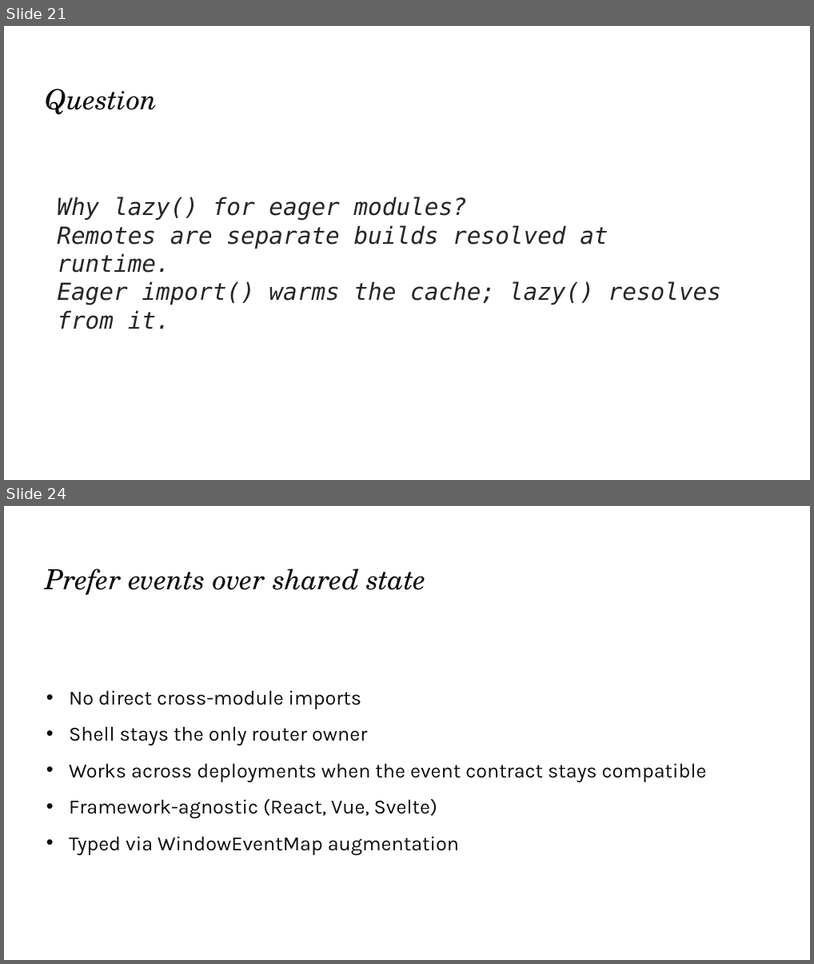
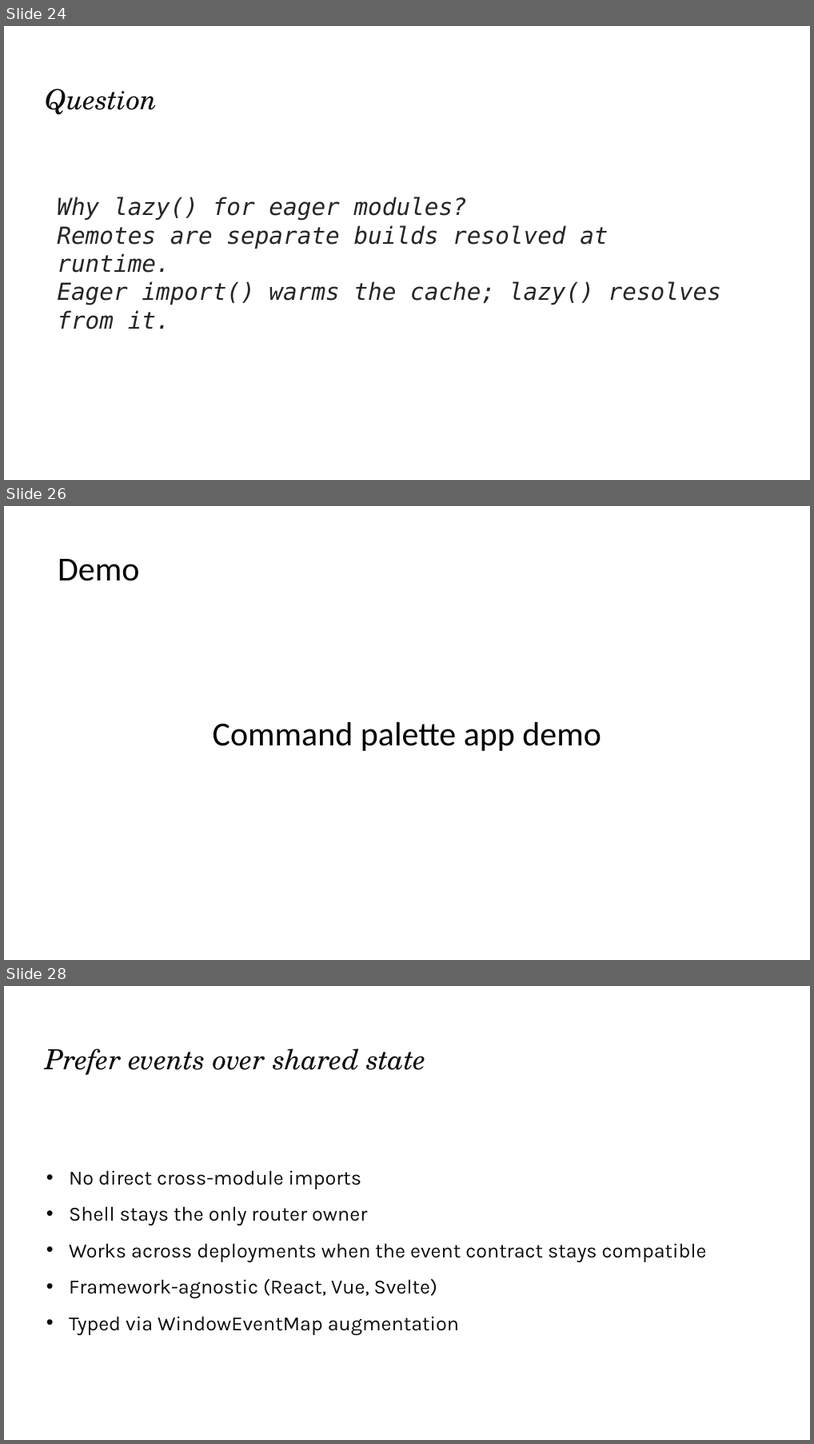
Before and after one commit to devlinduldulao/module-federation-demo, a slide deck: presentation/module-federation.pptx. Shown one above the other, each under a label of ours: slides 21 and 24 before the commit, slides 24, 26 and 28 after it; the slides between them are not shown. The pictures are 814x964 and 814x1444 pixels, drawn with LibreOffice and Linux fonts; fonts in the diff are those of the drawing. Boxes give left, top, right and bottom in pixels: in the first picture for what was removed or moved away, otherwise in the second. Text is boxed around its words. In the diff, an @@ line names an element or a change of style, - is before the commit and + after.

```diff
--- a/presentation/module-federation.pptx
+++ b/presentation/module-federation.pptx
@@ slide 26 added at (4,506,810,960), background #FFFFFF @@
@@ text added at (58,559,139,581), 40 pt, text #000000 @@
+Demo
@@ text added at (213,722,602,751), 40 pt, text #000000 @@
+Command palette app demo
@@ what was slide 21 is now slide 24 @@
@@ what was slide 24 is now slide 28 @@
```
Also in this commit, not shown: 3 slides changed, 6 other slides added, 1 other file.
